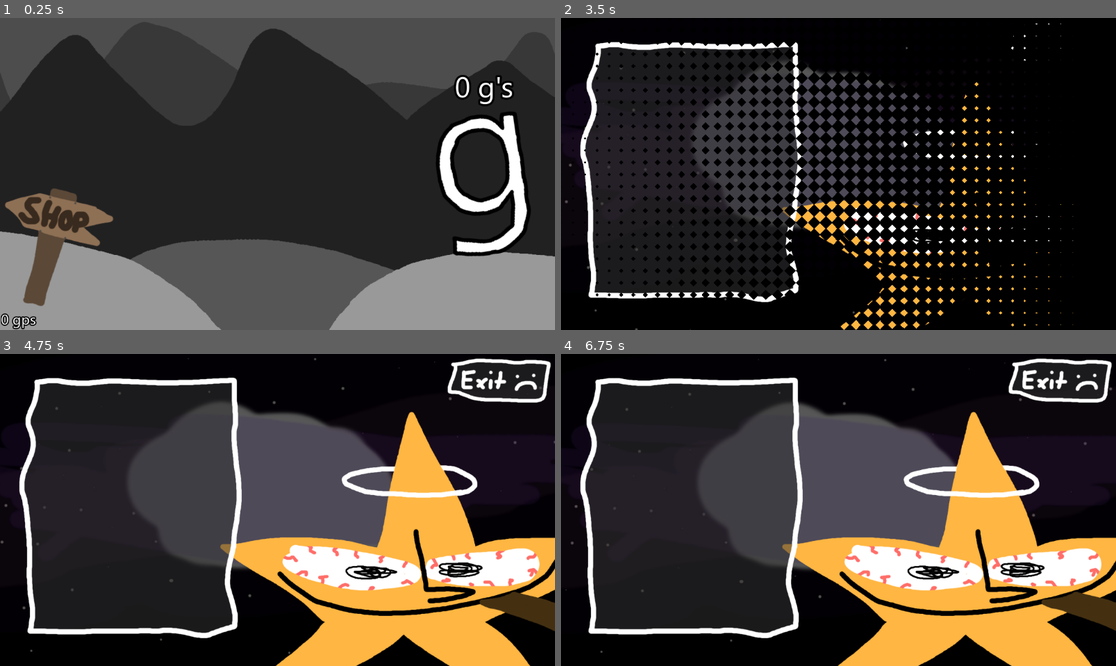
Above: before the commit, frames 1-4 (two rows, left to right).
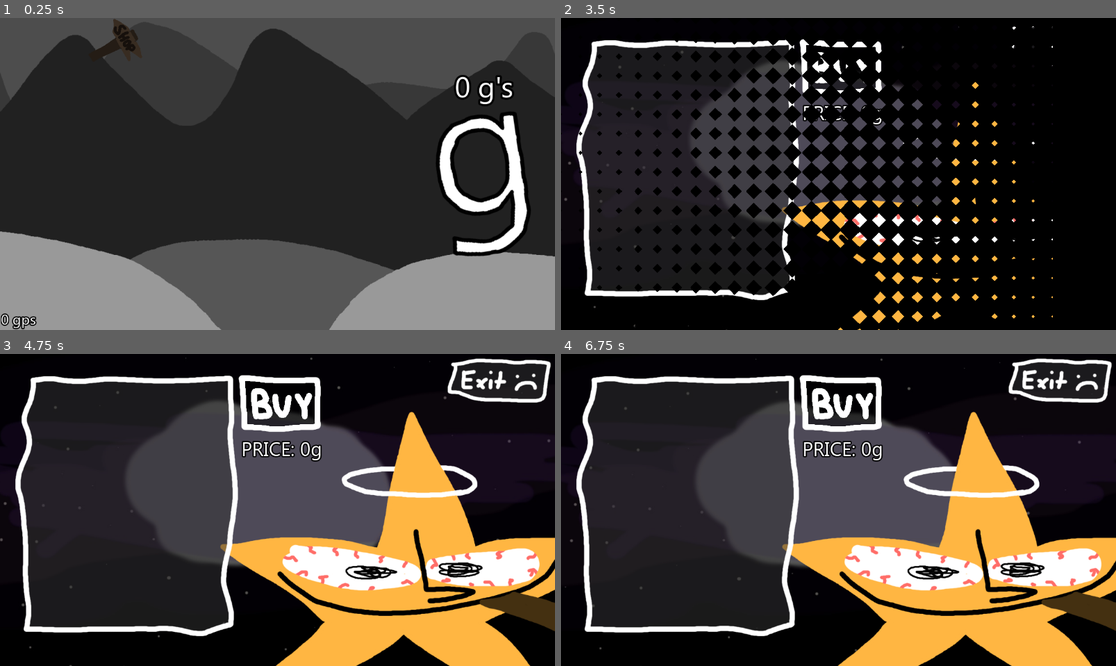
Above: after the commit, the same moments.

Repository: peroxyaceticacid/g
Game: Godot game, scene res://scenes/game.tscn
The game is run twice, just before and just after one commit, with the same random seed, the same clock (stepped at 60 frames per second) and the same inputs.
Inputs (mouse positions are in pixels of both pictures, inside the frame that each line leads up to; where the layout moved, square brackets give the same spot in the first picture):
- Up to frame 1 (0.25 s): no input
- Up to frame 2 (3.5 s): click (677, 49) [622, 245] at 0.5 s; click (838, 67) at 1.27 s; click (838, 67) at 2.02 s; click (838, 67) at 2.77 s
- Up to frame 3 (4.75 s): move the mouse to (399, 494) at 3.52 s; tap Enter at 4.25 s; move the mouse to (166, 525) at 4.27 s
- Up to frame 4 (6.75 s): tap Space at 5, 6.5 s; move the mouse to (894, 441) at 5.02 s; tap Enter at 5.75 s; move the mouse to (810, 572) at 5.77 s; move the mouse to (1005, 556) at 6.52 s

The runs differ from the first frame. In frame 1, 2.8% of the frame differs, in the area x 0-25%, y 0-93%; in frame 2, 21%, in the area x 0-93%, y 0-100%; in frame 3, 6.5%; in frame 4, 6.5%.
Error before the commit: Invalid access to property or key 'gPerSecond' on a base object of type 'Dictionary'. (res://script/GLOBAL.gd:79)

Commit message:
a lot (PLEASE PULL)
added shop, setting up for full shop implementation, save data now loads in a json format. please pull this its very important

Diff:
--- a/scenes/game.tscn
+++ b/scenes/game.tscn
@@ -11,21 +11,8 @@
 [ext_resource type="Texture2D" uid="uid://dbpobb7p04ajx" path="res://sprites/backgrounds/spr_MountainsForeground.png" id="8_dinhu"]
 [ext_resource type="FontFile" uid="uid://742kbebgyrj4" path="res://resources/gadugi.ttf" id="9_0tnpc"]
 [ext_resource type="Texture2D" uid="uid://di7pejy45cdli" path="res://sprites/UI/sign.png" id="10_kvpfn"]
-[ext_resource type="Script" uid="uid://cxwlmy42l8tb1" path="res://script/obj_shop_buttonMove.gd" id="11_dinhu"]
-
-[sub_resource type="GDScript" id="GDScript_u5sy4"]
-script/source = "extends TextureButton
-
-
-# Called when the node enters the scene tree for the first time.
-func _ready() -> void:
-	pass # Replace with function body.
-
-
-# Called every frame. 'delta' is the elapsed time since the previous frame.
-func _process(delta: float) -> void:
-	pass
-"
+[ext_resource type="AudioStream" uid="uid://bdkck54cpt6mt" path="res://resources/ost/fredville.wav" id="13_kvuet"]
+[ext_resource type="AudioStream" uid="uid://g1b066l4yt27" path="res://resources/sfx/g_collect.wav" id="14_trtic"]
 
 [sub_resource type="Animation" id="Animation_gee14"]
 resource_name = "RESET"
@@ -127,17 +114,6 @@
 script = ExtResource("1_yqjtg")
 clickParticle = ExtResource("2_gee14")
 shop_scene = "uid://bmwpvam0ypj0d"
-
-[node name="obj_ShopButton" type="TextureButton" parent="."]
-offset_left = 241.0
-offset_top = 723.0
-offset_right = 481.0
-offset_bottom = 984.0
-texture_normal = ExtResource("10_kvpfn")
-texture_hover = ExtResource("4_dinhu")
-ignore_texture_size = true
-stretch_mode = 0
-script = ExtResource("11_dinhu")
 
 [node name="obj_GButton" type="TextureButton" parent="."]
 anchors_preset = 8
@@ -155,7 +131,6 @@
 texture_normal = ExtResource("1_uwrxv")
 ignore_texture_size = true
 stretch_mode = 5
-script = SubResource("GDScript_u5sy4")
 
 [node name="background" type="Node2D" parent="."]
 position = Vector2(572, 308)
@@ -174,6 +149,18 @@
 position = Vector2(5, 1461)
 scale = Vector2(0.966715, 0.967866)
 texture = ExtResource("6_vtaks")
+
+[node name="obj_ShopButton" type="TextureButton" parent="background/background2"]
+modulate = Color(0.393086, 0.393086, 0.393085, 1)
+offset_left = -341.362
+offset_top = -335.79
+offset_right = -233.362
+offset_bottom = -217.79
+rotation = 0.811578
+texture_normal = ExtResource("10_kvpfn")
+texture_hover = ExtResource("4_dinhu")
+ignore_texture_size = true
+stretch_mode = 0
 
 [node name="foreground2" type="Sprite2D" parent="background"]
 z_index = -998
@@ -226,5 +213,14 @@
 text = "0 gps"
 vertical_alignment = 1
 
-[connection signal="button_down" from="obj_ShopButton" to="." method="_on_shop_click"]
+[node name="SOUNDS" type="AudioStreamPlayer" parent="."]
+
+[node name="fredville" type="AudioStreamPlayer2D" parent="SOUNDS"]
+stream = ExtResource("13_kvuet")
+autoplay = true
+
+[node name="g_collect" type="AudioStreamPlayer2D" parent="SOUNDS"]
+stream = ExtResource("14_trtic")
+
 [connection signal="pressed" from="obj_GButton" to="." method="_onclick"]
+[connection signal="button_down" from="background/background2/obj_ShopButton" to="." method="_on_shop_click"]
--- a/scenes/scene_manager.tscn
+++ b/scenes/scene_manager.tscn
@@ -7,7 +7,7 @@
 [sub_resource type="ShaderMaterial" id="ShaderMaterial_65mdo"]
 shader = ExtResource("1_we8k5")
 shader_parameter/progress = 0.0
-shader_parameter/size = 25.0
+shader_parameter/size = 40.0
 shader_parameter/fill = true
 
 [sub_resource type="Animation" id="Animation_h7lqg"]
--- a/scenes/shop_Schlimbombo.tscn
+++ b/scenes/shop_Schlimbombo.tscn
@@ -1,20 +1,23 @@
-[gd_scene load_steps=6 format=3 uid="uid://bmwpvam0ypj0d"]
+[gd_scene load_steps=9 format=3 uid="uid://bmwpvam0ypj0d"]
 
 [ext_resource type="Texture2D" uid="uid://dyhwqv3niretn" path="res://sprites/backgrounds/spr_ShopBackground.jpg" id="1_358lq"]
 [ext_resource type="Script" uid="uid://7cjolimla2e3" path="res://script/shop.gd" id="1_hd43g"]
 [ext_resource type="Texture2D" uid="uid://dg7kc2wv4smaj" path="res://sprites/characters/chr_schlimbombo/spr_ShopIdle.png" id="2_055lc"]
 [ext_resource type="Texture2D" uid="uid://b4qsu6pv4uwxq" path="res://sprites/UI/spr_ShopFrame.png" id="3_42qb8"]
 [ext_resource type="Texture2D" uid="uid://cknt24c1dwtjo" path="res://sprites/UI/spr_ShopBack.png" id="5_oyr8s"]
+[ext_resource type="AudioStream" uid="uid://cfund56d7mh7" path="res://resources/ost/placeholder_lofibeat.wav" id="6_ymw2a"]
+[ext_resource type="FontFile" uid="uid://742kbebgyrj4" path="res://resources/gadugi.ttf" id="7_p68ds"]
+[ext_resource type="Texture2D" uid="uid://ct7vd6p1gi4ps" path="res://sprites/UI/spr_BuyDude.png" id="10_j7aru"]
 
 [node name="ShopSchlimbombo" type="Node2D"]
 script = ExtResource("1_hd43g")
 main_scene = "uid://bfa7einif8asu"
 
 [node name="Background_Shop" type="TextureRect" parent="."]
-offset_left = -143.0
-offset_top = -63.0
-offset_right = 1275.0
-offset_bottom = 725.0
+offset_left = -92.0
+offset_top = -53.0
+offset_right = 1296.0
+offset_bottom = 727.0
 texture = ExtResource("1_358lq")
 expand_mode = 1
 stretch_mode = 4
@@ -28,14 +31,25 @@
 expand_mode = 1
 stretch_mode = 4
 
-[node name="TextureRect2" type="TextureRect" parent="."]
-offset_left = 30.0
-offset_top = 43.0
-offset_right = 508.0
-offset_bottom = 607.0
+[node name="Shop_Frame" type="TextureRect" parent="."]
+offset_left = 22.0
+offset_top = 39.0
+offset_right = 500.0
+offset_bottom = 603.0
 texture = ExtResource("3_42qb8")
 expand_mode = 1
 stretch_mode = 4
+
+[node name="ScrollContainer" type="ScrollContainer" parent="Shop_Frame"]
+layout_mode = 0
+offset_left = 55.0
+offset_top = 32.0
+offset_right = 424.44
+offset_bottom = 507.0
+
+[node name="GridContainer" type="GridContainer" parent="Shop_Frame/ScrollContainer"]
+layout_mode = 2
+columns = 3
 
 [node name="button_back" type="TextureButton" parent="."]
 offset_left = 926.0
@@ -45,4 +59,28 @@
 scale = Vector2(0.69, 0.69)
 texture_normal = ExtResource("5_oyr8s")
 
+[node name="Music" type="AudioStreamPlayer" parent="."]
+
+[node name="weirdfi" type="AudioStreamPlayer2D" parent="Music"]
+stream = ExtResource("6_ymw2a")
+autoplay = true
+
+[node name="obj_buybutton" type="TextureButton" parent="."]
+offset_left = 492.0
+offset_top = 42.0
+offset_right = 668.0
+offset_bottom = 163.0
+texture_normal = ExtResource("10_j7aru")
+
+[node name="Label" type="Label" parent="."]
+offset_left = 501.0
+offset_top = 168.0
+offset_right = 668.0
+offset_bottom = 223.0
+theme_override_colors/font_outline_color = Color(0, 0, 0, 1)
+theme_override_constants/outline_size = 10
+theme_override_fonts/font = ExtResource("7_p68ds")
+theme_override_font_sizes/font_size = 40
+text = "PRICE: 0g"
+
 [connection signal="button_down" from="button_back" to="." method="_on_exit"]
--- /dev/null
+++ b/scenes/shop_dudeplaceholder.tscn
@@ -0,0 +1,46 @@
+[gd_scene load_steps=3 format=3 uid="uid://bmfy1uyemb7tu"]
+
+[ext_resource type="Texture2D" uid="uid://d065hvupygn54" path="res://sprites/UI/spr_DudeCard.png" id="1_cf388"]
+[ext_resource type="FontFile" uid="uid://742kbebgyrj4" path="res://resources/gadugi.ttf" id="3_x04s1"]
+
+[node name="card_gman" type="Control"]
+custom_minimum_size = Vector2(125, 140)
+layout_mode = 3
+anchors_preset = 0
+
+[node name="BOXFRAME" type="TextureRect" parent="."]
+layout_mode = 0
+offset_right = 93.0
+offset_bottom = 118.0
+scale = Vector2(1.2, 1.2)
+texture = ExtResource("1_cf388")
+expand_mode = 1
+
+[node name="AmountInput" type="SpinBox" parent="BOXFRAME"]
+layout_mode = 0
+offset_left = 15.8333
+offset_top = 78.3333
+offset_right = 102.833
+offset_bottom = 109.333
+scale = Vector2(0.75, 0.75)
+rounded = true
+alignment = 1
+
+[node name="DudeTexture" type="TextureRect" parent="BOXFRAME"]
+layout_mode = 0
+offset_left = 28.3333
+offset_top = 35.0
+offset_right = 68.3333
+offset_bottom = 75.0
+expand_mode = 1
+
+[node name="Name" type="Label" parent="BOXFRAME"]
+layout_mode = 0
+offset_left = 18.3333
+offset_top = 12.5
+offset_right = 78.3333
+offset_bottom = 35.5
+theme_override_fonts/font = ExtResource("3_x04s1")
+text = "gman"
+horizontal_alignment = 1
+vertical_alignment = 1
--- a/script/GLOBAL.gd
+++ b/script/GLOBAL.gd
@@ -3,51 +3,63 @@
 var displayed_g = 0.0
 
 var data = {
-	"gAmount": 0.0,
-	"gPerClick": 1.0,
-	"gPerSecond": 0.0
+	"player": {
+		"gAmount" = 0.0,
+		"gPerClick" = 1.0,
+		"gPerSecond" = 0.0
+	},
+	"upgrades": {
+		"gman": {
+			"count": 0,
+			"gps": 0.1,
+			"cost": 10
+		}
+	}
 }
 
 func _savedatfile(data) -> void:
-	var file := FileAccess.open("user://gdata.dat", FileAccess.WRITE)
+	var file := FileAccess.open("user://gdata.json", FileAccess.WRITE)
 	if file == null:
 		push_error("failed to open file for WRITING")
 		return
 
-
-	for i in data:
-		file.store_line("%s=%s" % [i, data[i]])
+	var json_string := JSON.stringify(data)
+	file.store_string(json_string)
 
 func _loaddatfile() -> Dictionary:
-	var result: Dictionary = {}
+	var DEFAULT_data = {
+	"player": {
+		"gAmount" = 0.0,
+		"gPerClick" = 1.0,
+		"gPerSecond" = 0.0
+	},
+	"upgrades": {
+		"gman": {
+			"count": 0,
+			"gps": 0.1,
+			"cost": 10
+		}
+	}
+}
 
-	if not FileAccess.file_exists("user://gdata.dat"):
-		push_warning("Save file not there vro")
-		return result
+	if not FileAccess.file_exists("user://gdata.json"):
+		push_warning("Save file not there vro. im using base data instead.")
+		return DEFAULT_data
 
-	var file := FileAccess.open("user://gdata.dat", FileAccess.READ)
+	var file := FileAccess.open("user://gdata.json", FileAccess.READ)
 	if file == null:
-		push_error("failed to open file for READING")
-		return result
+		push_error("failed to open file for READING. using default data")
+		return DEFAULT_data
 
-	while not file.eof_reached():
-		var line := file.get_line().strip_edges()
-		if line == "" or line.begins_with("#"):
-			continue
+	var content := file.get_as_text()
+	var parsed = JSON.parse_string(content)
 
-		var parts := line.split("=")
-		if parts.size() == 2:
-			var key := parts[0]
-			var value = parts[1]
+	if typeof(parsed) == TYPE_DICTIONARY:
+		return parsed
+	else:
+		push_error("corrupted or not dictionary. using default data")
+		return DEFAULT_data
 
-			if value.is_valid_int():
-				value = int(value)
-			elif value.is_valid_float():
-				value = float(value)
-
-			result[key] = value
-
-	return result
 
 func commaNum(n: int) -> String:
 	var s = str(n)
@@ -73,10 +85,10 @@
 		return str(int(n))
 
 func _addGs(amount):
-	data["gAmount"] += amount
+	data["player"]["gAmount"] += amount
 
 func _process(delta: float) -> void:
-	_addGs(data["gPerSecond"] * delta)
+	_addGs(data["player"]["gPerSecond"] * delta)
 
 func _notification(what: int) -> void:
 	if what == NOTIFICATION_WM_CLOSE_REQUEST:
--- a/script/game.gd
+++ b/script/game.gd
@@ -7,6 +7,7 @@
 # OBJECTS
 @onready var gCounter = $obj_gCounter
 @onready var gpsCounter = $obj_gpsCounter
+@onready var gsound = $SOUNDS/g_collect
 
 # PARTICLES
 @export var clickParticle : PackedScene
@@ -25,27 +26,28 @@
 		ButtonAnimationCLICKPlayer.stop()
 	ButtonAnimationCLICKPlayer.play("anim_GBClick2")
 
-	Global._addGs(Global.data["gPerClick"])
+	Global._addGs(Global.data["player"]["gPerClick"])
 
 	var _particle = clickParticle.instantiate()
-	print(clickParticle)
 	_particle.position = get_global_mouse_position()
 	_particle.emitting = true
 	get_tree().current_scene.add_child(_particle)
 
+	gsound.play()
+
 	# queue_free()
 
 func _process(delta: float) -> void:
-	gpsCounter.text = Global.abreviateNum(Global.data["gPerSecond"]) + " gps"
+	gpsCounter.text = Global.abreviateNum(Global.data["player"]["gPerSecond"]) + " gps"
 
-	if Global.displayed_g < Global.data["gAmount"]:
-		var difference = Global.data["gAmount"] - Global.displayed_g
+	if Global.displayed_g < Global.data["player"]["gAmount"]:
+		var difference = Global.data["player"]["gAmount"] - Global.displayed_g
 
 		var step = max(100, difference * 10) * delta
 		Global.displayed_g += step
 
-		if Global.displayed_g > Global.data["gAmount"]:
-			Global.displayed_g = Global.data["gAmount"]
+		if Global.displayed_g > Global.data["player"]["gAmount"]:
+			Global.displayed_g = Global.data["player"]["gAmount"]
 
 		gCounter.text = Global.abreviateNum(Global.displayed_g) + " g's"
 	else:
--- a/script/scene_manager.gd
+++ b/script/scene_manager.gd
@@ -27,9 +27,9 @@
 	new_scene.load_scene()
 	await new_scene.loaded
 
+
 	transition_out()
 	await transitioned_out
-
 
 
 func _on_animation_player_animation_finished(anim_name: String) -> void:
--- a/script/shop.gd
+++ b/script/shop.gd
@@ -2,6 +2,8 @@
 
 @onready var background = $Background_Shop
 @onready var shlimbombo = $chr_schlimbombo
+
+var price = 0.0
 
 signal loaded
 
Not shown, added: resources/sfx/g_collect.wav.import
Binary file added: sprites/UI/spr_BuyDude.png
Not shown, added: sprites/UI/spr_BuyDude.png.import
Binary file added: sprites/UI/spr_DudeCard.png
Not shown, added: sprites/UI/spr_DudeCard.png.import
Not shown, added: resources/sfx/g_collect.wav
Not shown, added: sprites/UI/pdn/spr_BuyDude.pdn
Not shown, added: sprites/UI/pdn/spr_fullshopmenu.pdn
